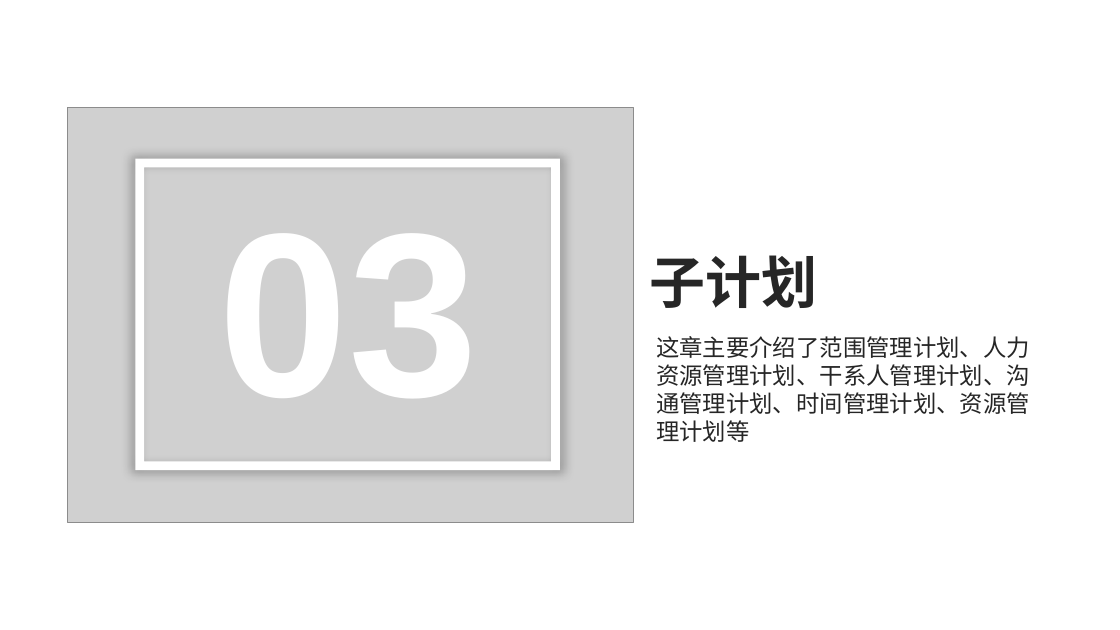
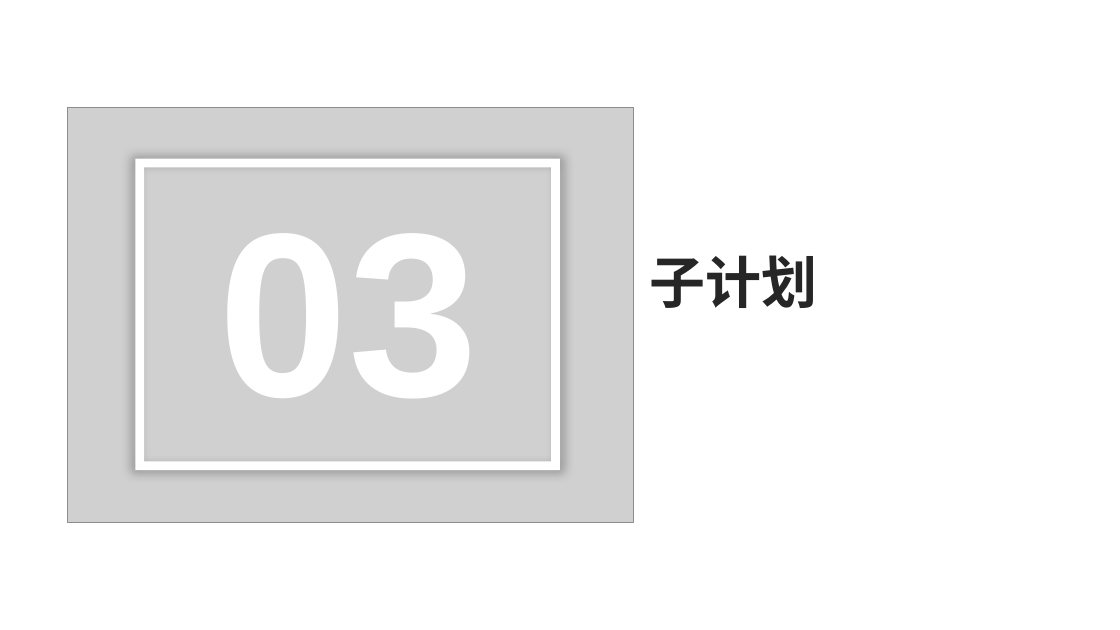
Before and after one commit to SarielX98/PRD2018G14, a slide deck: slide 28 of 受控文档/PPT/PRD2018-G14-软件需求工程审核PPT.pptx (slide 27 before the commit). Drawn at 1120x630 pixels with LibreOffice and Linux fonts; fonts in the diff are those of the drawing; grey boxes stand for pictures; background and template pictures are left out. Boxes give left, top, right and bottom in pixels: in the first picture for what was removed or moved away, otherwise in the second. Text is boxed around its words. In the diff, an @@ line names an element or a change of style, - is before the commit and + after.

```diff
--- a/受控文档/PPT/PRD2018-G14-软件需求工程审核PPT.pptx
+++ b/受控文档/PPT/PRD2018-G14-软件需求工程审核PPT.pptx
@@ text removed at [656, 336, 1030, 442] @@
-这章主要介绍了范围管理计划、人力资源管理计划、干系人管理计划、沟通管理计划、时间管理计划、资源管理计划等
```
Also in this commit, not shown: 20 other slides changed, 12 slides added, 22 slides removed.
